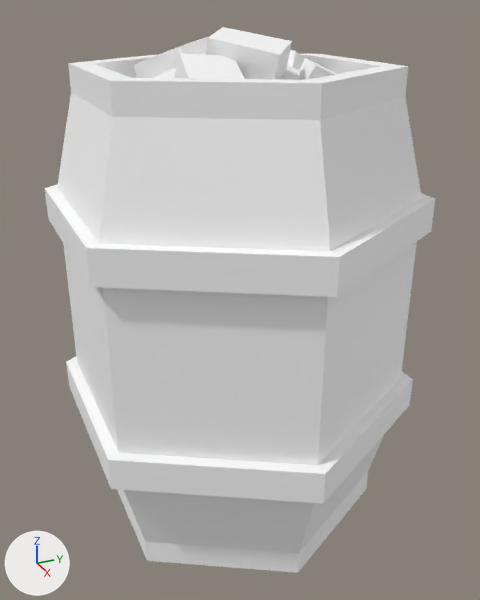
The glTF model assets/synty/simple_fantasy/models/SF_Prop_Barrel_Coal_01.glb: old version first, new version second.
The view is the same before and after, from a 50 mm lens placed at (0.0252, -0.0111, 0.0228), pointed at (0.0003, 0.0001, 0.0103). Arrows for +X, +Y and +Z are at lower left; the lights stay in place.

Names of what the first picture shows: 'SF_Prop_Barrel_Coal_01'.
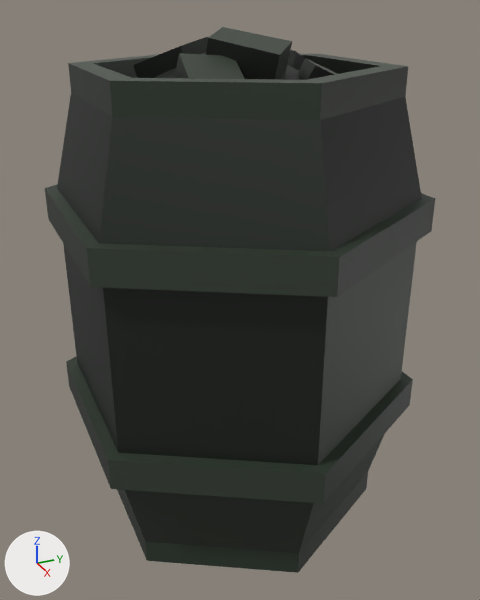
Pixel boxes [x1, y1, x2, y2] of what changed, in the pictures (480 x 600 px):
'SF_Prop_Barrel_Coal_01', surface changed (white to black): [45, 27, 435, 573] in both

The change, as a diff of the scene's bpy script:
```diff
--- a/assets/synty/simple_fantasy/models/SF_Prop_Barrel_Coal_01.glb.py
+++ b/assets/synty/simple_fantasy/models/SF_Prop_Barrel_Coal_01.glb.py
@@ img_undead_footman_01 @@
+img_undead_footman_01 = load_image('Undead_Footman_01', '_unpacked/Undead_Footman_01', 512, 512, 'sRGB')
@@ mat_lambert1 @@
 mat_lambert1 = principled_material('lambert1')
-mat_lambert1.base_color = (1.0, 1.0, 1.0)  # white #ffffff
+mat_lambert1.texture = img_undead_footman_01
 mat_lambert1.roughness = 0.553
```
